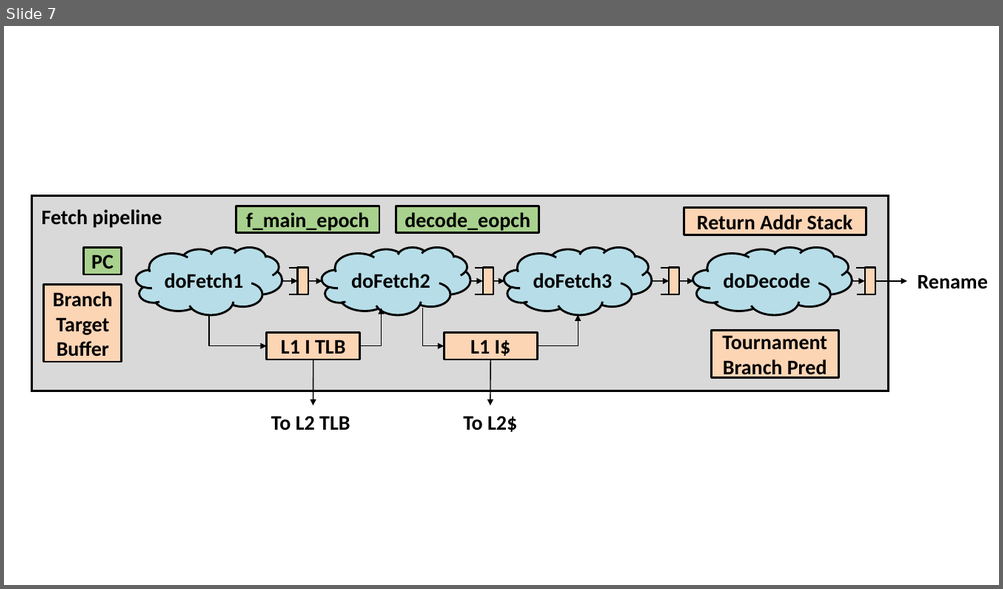
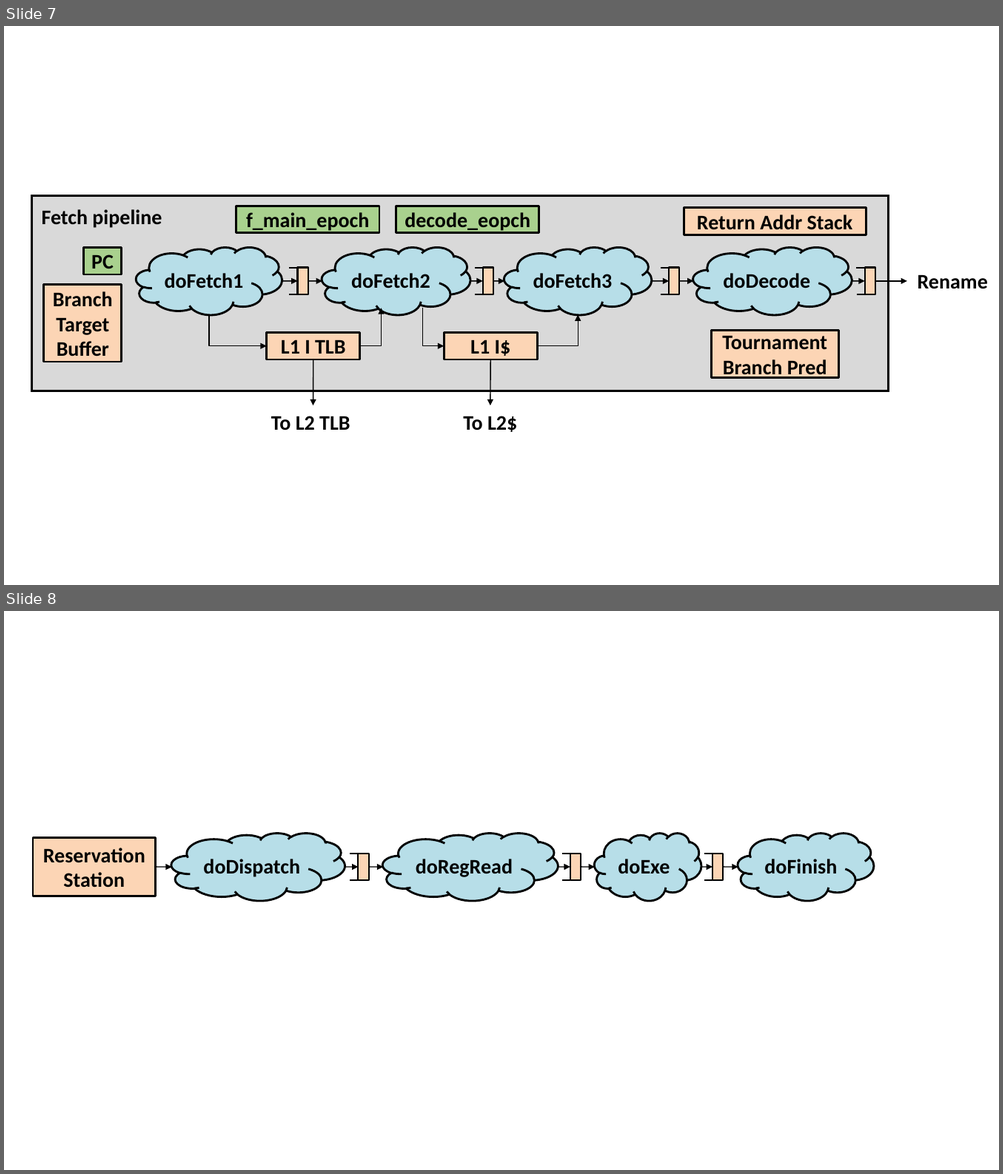
Before and after one commit to sizhuo-zhang/RiscyOO_design_doc, a slide deck: fig/fig.pptx. Shown one above the other, each under a label of ours: slide 7 before the commit, slides 7 and 8 after it. The pictures are 1003x589 and 1003x1174 pixels, drawn with LibreOffice and Linux fonts; fonts in the diff are those of the drawing. Boxes give left, top, right and bottom in pixels: in the first picture for what was removed or moved away, otherwise in the second. Text is boxed around its words. In the diff, an @@ line names an element or a change of style, - is before the commit and + after.

```diff
--- a/fig/fig.pptx
+++ b/fig/fig.pptx
@@ slide 8 added at [4,611,999,1170], background #FFFFFF @@
@@ rectangle added at [33,838,156,896], fill #FCD5B5, outline #000000 2 pt, 20 pt, text #000000, bold @@
+Reservation
+Station
@@ cloud added at [171,833,345,901], fill #B7DEE8, outline #000000 2 pt, 20 pt, text #000000, bold @@
+doDispatch
@@ line added from (364, 854) to (350, 854), #000000 1.5 pt @@
@@ rectangle added at [358,854,369,880], fill #FCD5B5, outline #000000 1.5 pt @@
@@ cloud added at [382,833,558,901], fill #B7DEE8, outline #000000 2 pt, 20 pt, text #000000, bold @@
+doRegRead
@@ line added from (575, 854) to (562, 854), #000000 1.5 pt @@
@@ rectangle added at [570,854,580,880], fill #FCD5B5, outline #000000 1.5 pt @@
@@ cloud added at [595,833,701,901], fill #B7DEE8, outline #000000 2 pt, 20 pt, text #000000, bold @@
+doExe
@@ line added from (717, 854) to (704, 854), #000000 1.5 pt @@
@@ rectangle added at [712,854,723,880], fill #FCD5B5, outline #000000 1.5 pt @@
@@ cloud added at [737,833,874,901], fill #B7DEE8, outline #000000 2 pt, 20 pt, text #000000, bold @@
+doFinish
@@ arrow added from (156, 867) to (172, 867), #000000 1 pt @@
@@ arrow added from (345, 867) to (358, 867), #000000 1 pt @@
@@ arrow added from (369, 867) to (383, 867), #000000 1 pt @@
@@ arrow added from (558, 867) to (570, 867), #000000 1 pt @@
@@ arrow added from (580, 867) to (595, 867), #000000 1 pt @@
@@ arrow added from (701, 867) to (712, 867), #000000 1 pt @@
@@ arrow added from (723, 867) to (738, 867), #000000 1 pt @@
@@ line added from (364, 880) to (350, 880), #000000 1.5 pt @@
@@ line added from (575, 880) to (562, 880), #000000 1.5 pt @@
@@ line added from (717, 880) to (704, 880), #000000 1.5 pt @@
```
Also in this commit, not shown: 4 other files.
